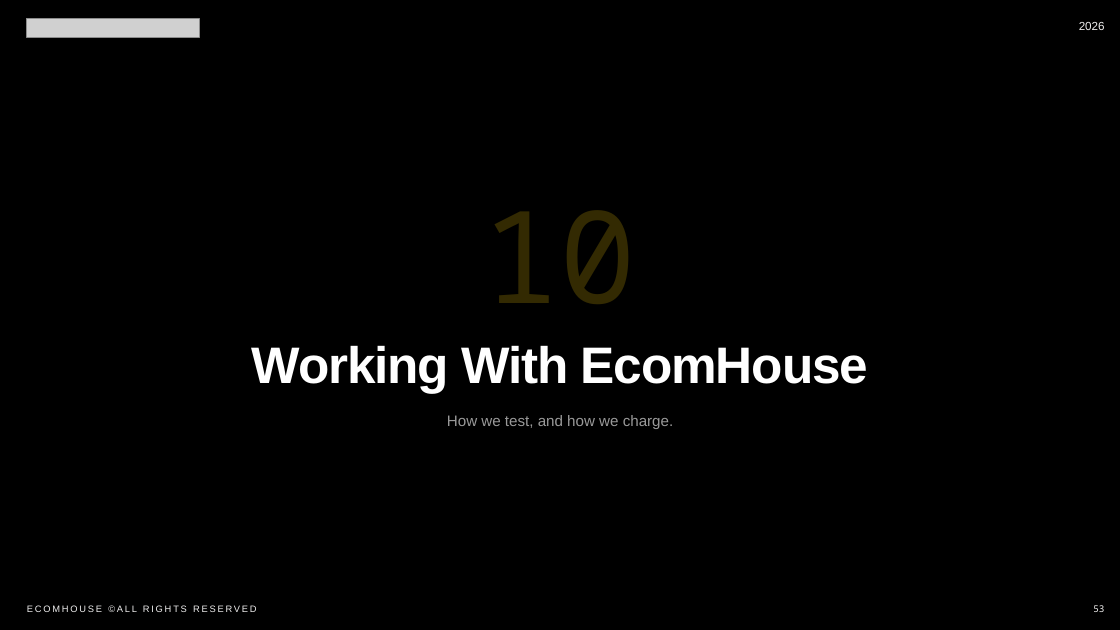
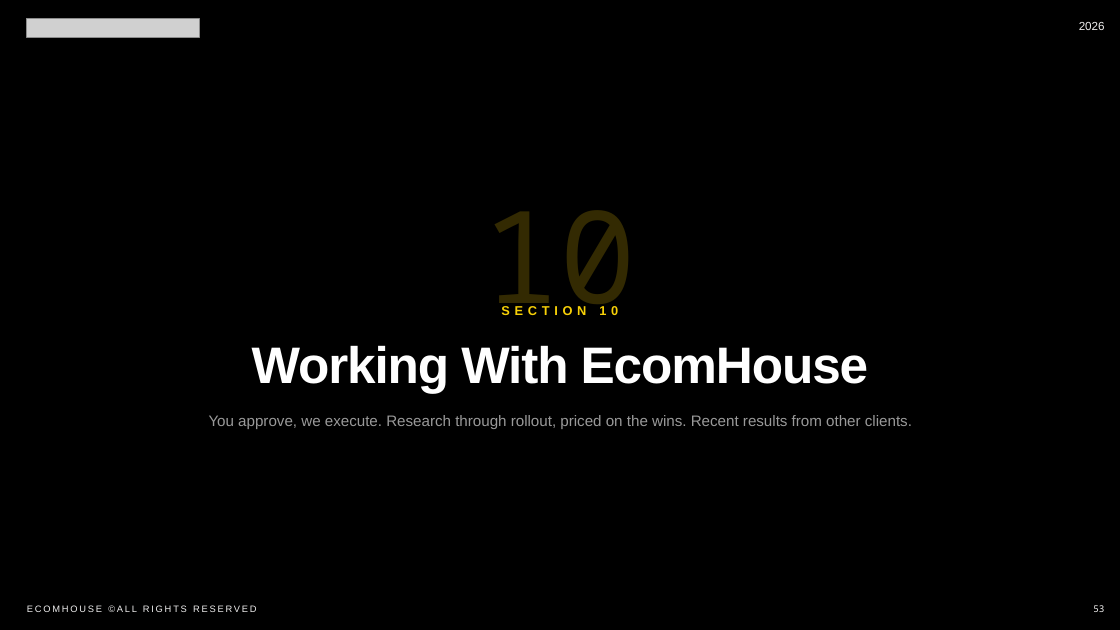
Before and after one commit to raycazy/AI-workflow-tasks, a slide deck: slide 54 of dittvin-cro-audit/dittvin-ecomhouse-pitch-EN.pptx. Drawn at 1120x630 pixels with LibreOffice and Linux fonts; fonts in the diff are those of the drawing; grey boxes stand for pictures. Boxes give left, top, right and bottom in pixels: in the first picture for what was removed or moved away, otherwise in the second. Text is boxed around its words. In the diff, an @@ line names an element or a change of style, - is before the commit and + after.

Commit message:
dittvin PPTX: use rich sportgym test_plan_slide (DV-01/02/03) + full EcomHouse section (method, protocol, track record, 3 case studies, pricing); 62 slides EN+DA

```diff
--- a/dittvin-cro-audit/dittvin-ecomhouse-pitch-EN.pptx
+++ b/dittvin-cro-audit/dittvin-ecomhouse-pitch-EN.pptx
@@ text added at [501, 306, 618, 315], 11 pt, text #F7D007, bold @@
+SECTION 10
@@ text at [209, 415, 912, 429]: text changed @@
-How we test, and how we charge.
+You approve, we execute. Research through rollout, priced on the wins. Recent results from other clients.
```
Also in this commit, not shown: 4 other slides changed, 8 slides added, 3 slides removed, 1 other file.
